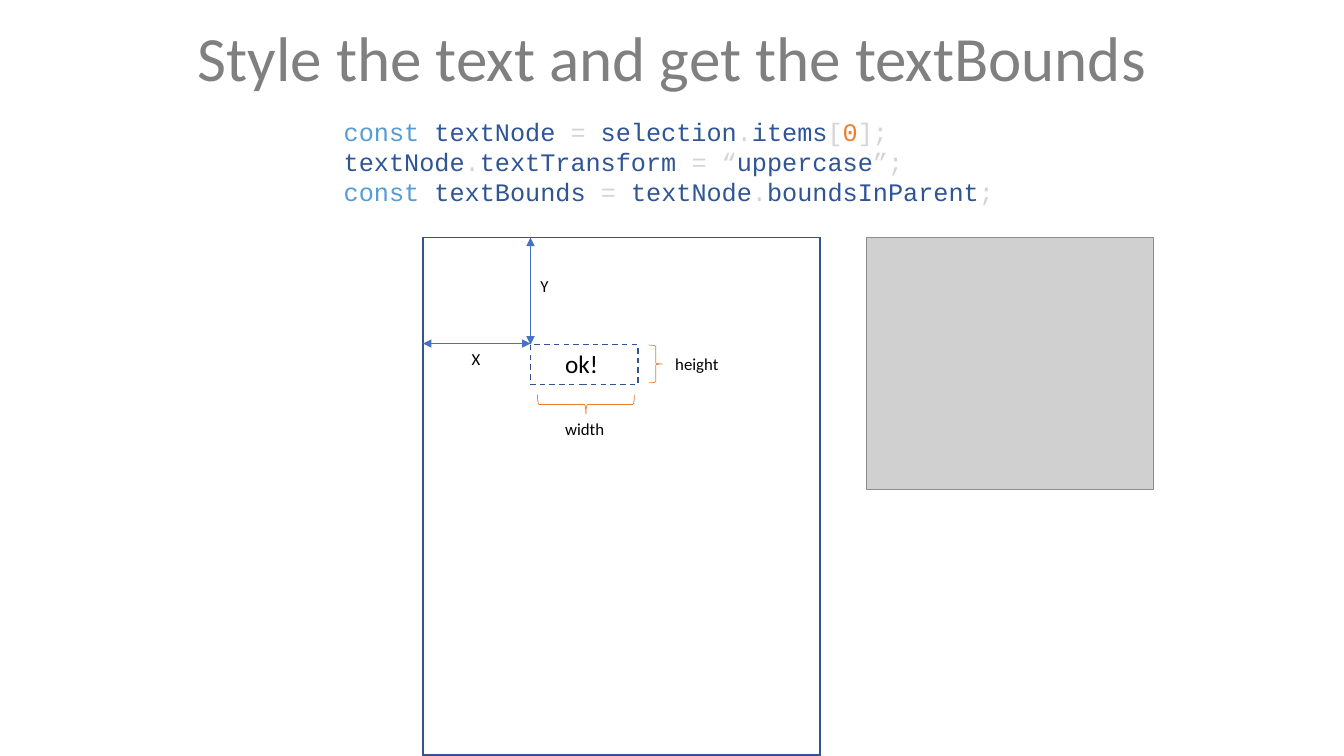
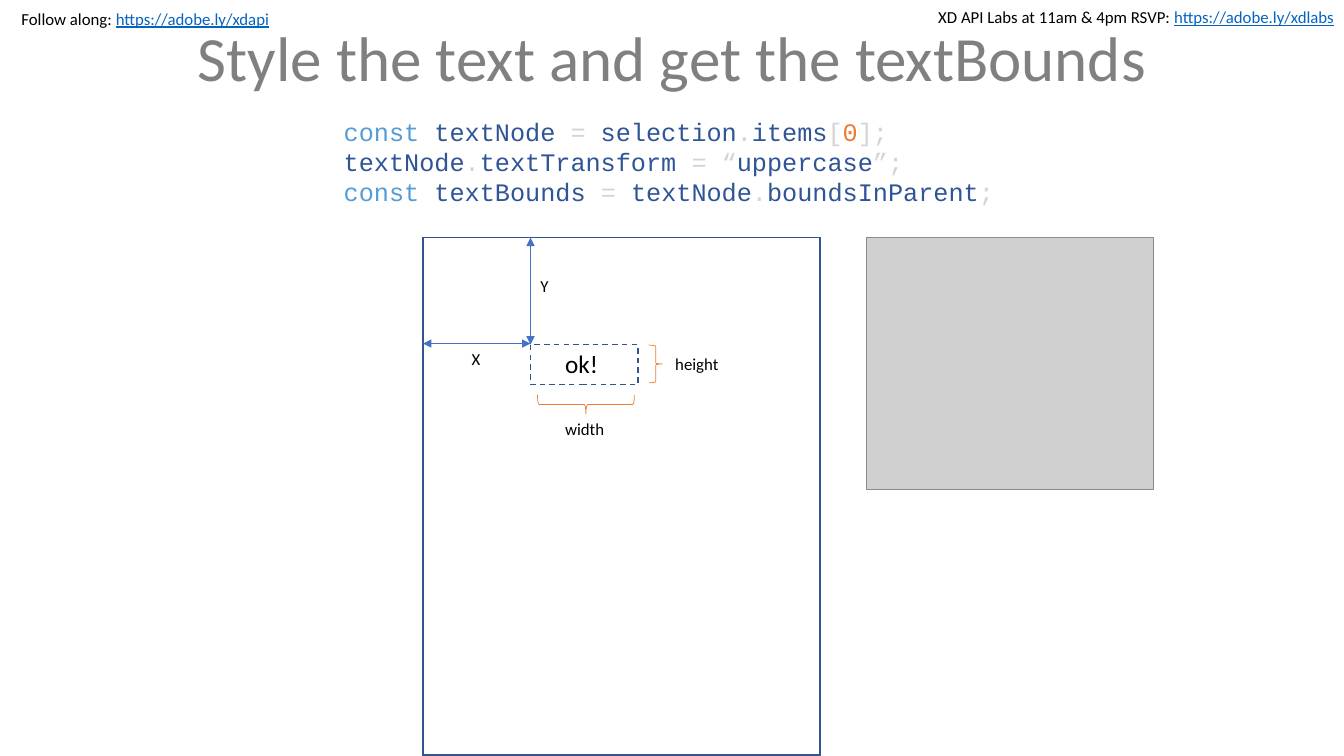
Before and after one commit to dkstevekwak/xd-plugin-labs, a slide deck: slide 16 of max-labs.pptx (slide 15 before the commit). Drawn at 1344x756 pixels with LibreOffice and Linux fonts; fonts in the diff are those of the drawing; grey boxes stand for pictures. Boxes give left, top, right and bottom in pixels: in the first picture for what was removed or moved away, otherwise in the second. Text is boxed around its words. In the diff, an @@ line names an element or a change of style, - is before the commit and + after.

```diff
--- a/max-labs.pptx
+++ b/max-labs.pptx
@@ text added at [21, 13, 269, 28], 12 pt, text #0563C1, underline @@
+Follow along: https://adobe.ly/xdapi
@@ text added at [938, 11, 1334, 26], 12 pt, text #000000 @@
+XD API Labs at 11am & 4pm RSVP: https://adobe.ly/xdlabs
```
Also in this commit, not shown: 22 other slides changed, 3 slides added, 1 slide removed, 2 other files.
